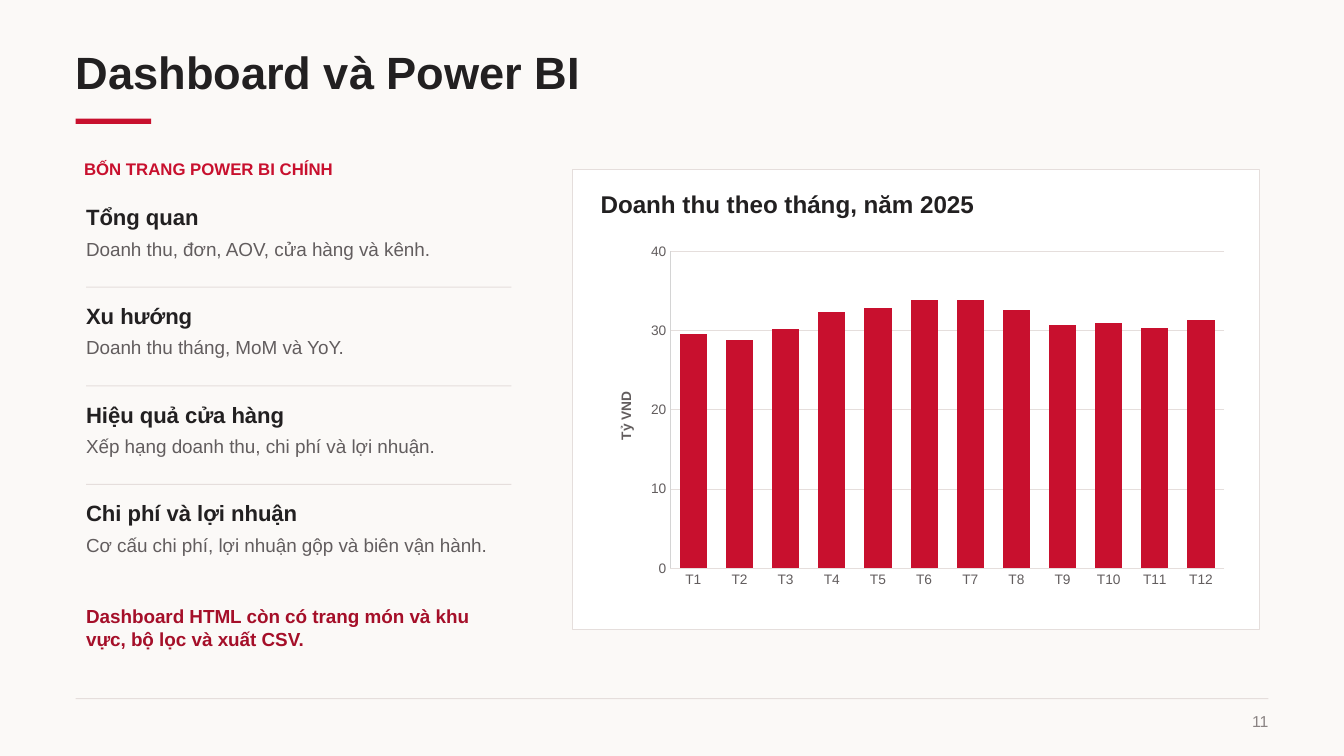
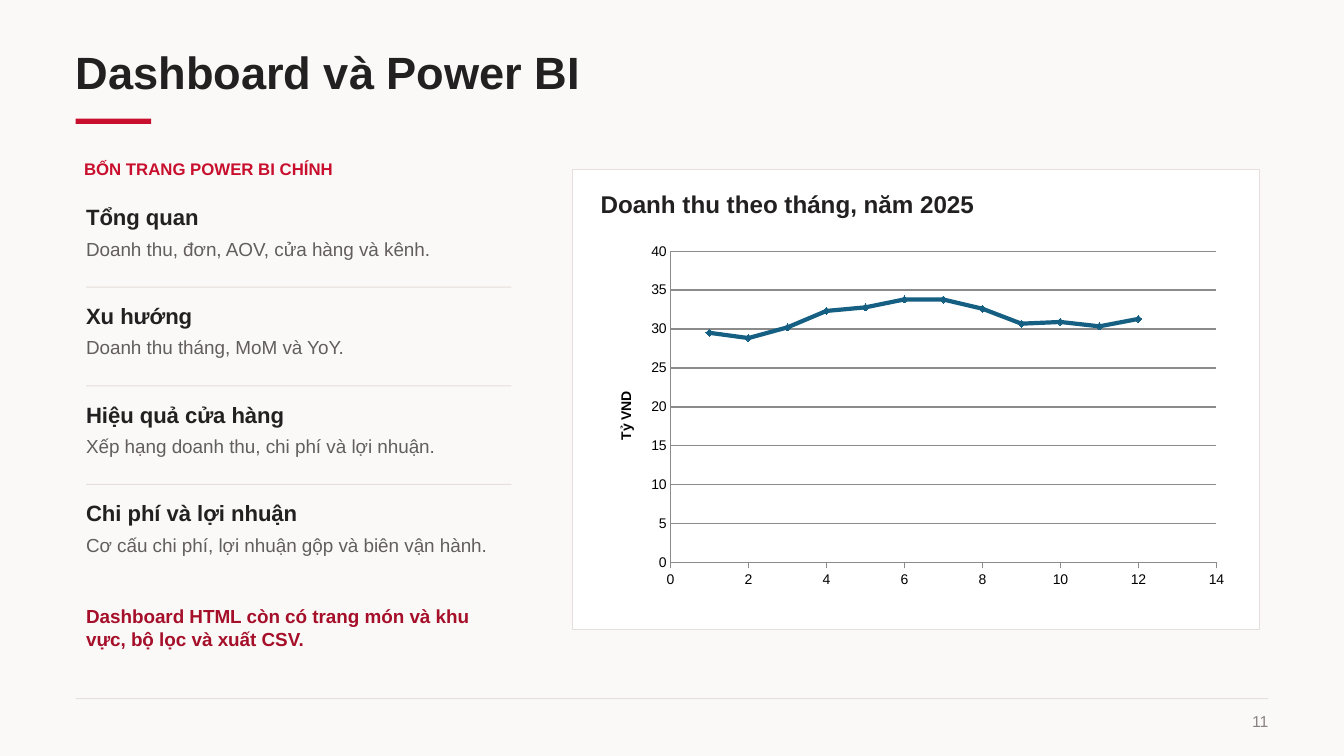
Before and after one commit to haonuongbo/Phan-tich-du-lieu-trong-moi-truong-doanh-nghiep, a slide deck: slide 11 of BaoCao/Nhóm4.pptx. Drawn at 1344x756 pixels with LibreOffice and Linux fonts; fonts in the diff are those of the drawing. Boxes give left, top, right and bottom in pixels: in the first picture for what was removed or moved away, otherwise in the second. Text is boxed around its words. In the diff, an @@ line names an element or a change of style, - is before the commit and + after.

```diff
--- a/BaoCao/Nhóm4.pptx
+++ b/BaoCao/Nhóm4.pptx
@@ column chart at (597,236,1237,595) @@
@@ column chart to scatter lines chart @@
-categories: T1, T2, T3, T4, T5, T6, T7, T8, T9, T10, T11, T12
+categories: 
-Series 1: 30, 29, 30, 32, 33, 34, 34, 33, 31, 31, 30, 31
+Series 1: (1, 30), (2, 29), (3, 30), (4, 32), (5, 33), (6, 34), (7, 34), (8, 33), (9, 31), (10, 31), (11, 30), (12, 31)
@@ colour of Series 1 #C8102E to #156082 @@
@@ value axis title "Tỷ VND " to "Tỷ VND" @@
@@ category axis changed @@
@@ value axis changed @@
@@ bar spacing changed @@
```
Also in this commit, not shown: 1 other slide changed.
